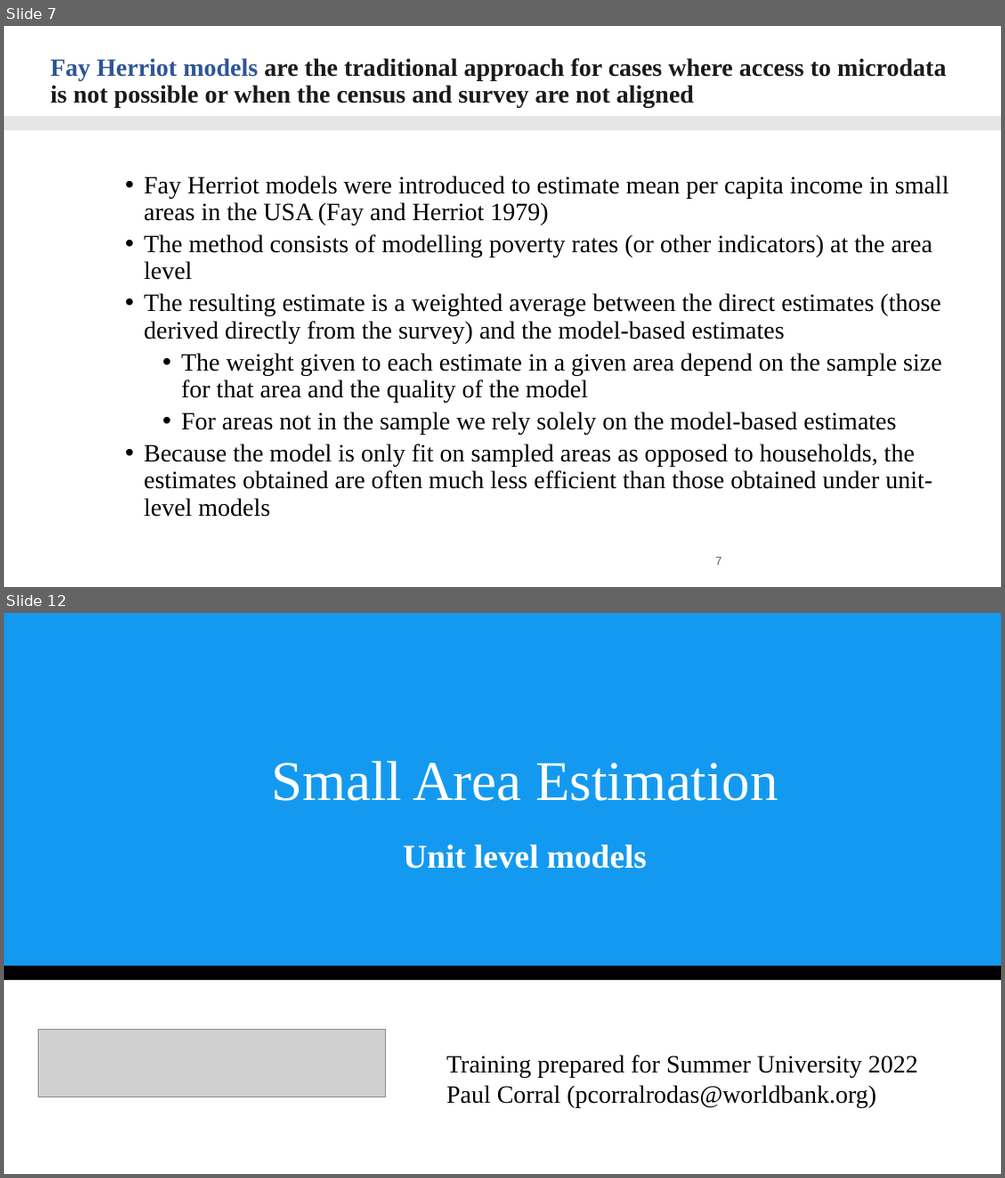
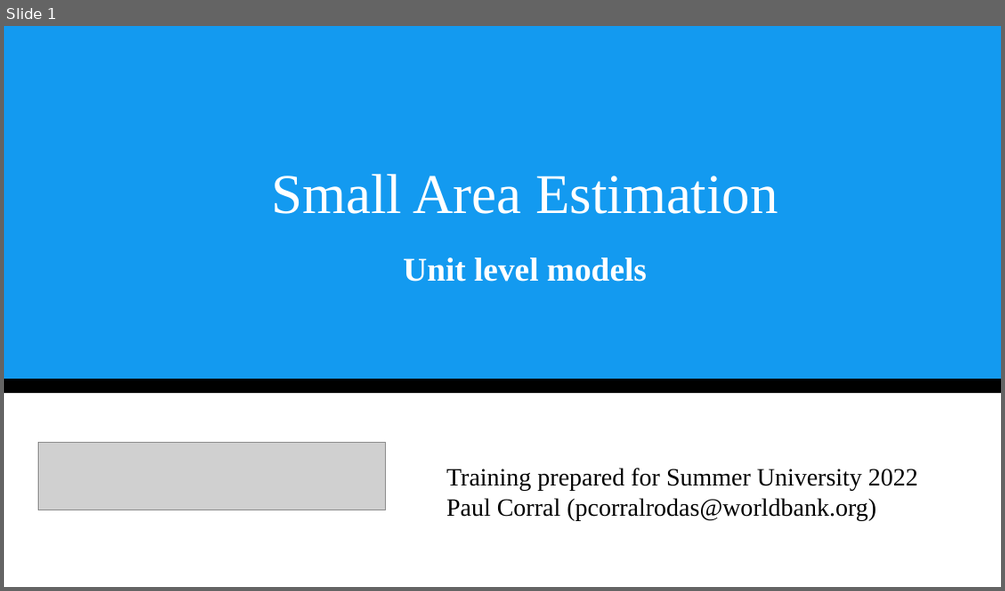
Before and after one commit to pcorralrodas/wb_sae_training, a slide deck: 03.Presentations/Small Area Estimation.pptx. Shown one above the other, each under a label of ours: slides 7 and 12 before the commit, slide 1 after it; the slides between them are not shown. The pictures are 1005x1178 and 1005x591 pixels, drawn with LibreOffice and Linux fonts; fonts in the diff are those of the drawing; grey boxes stand for pictures. Boxes give left, top, right and bottom in pixels: in the first picture for what was removed or moved away, otherwise in the second. Text is boxed around its words. In the diff, an @@ line names an element or a change of style, - is before the commit and + after.

Commit message:
Area level adds
- Add of area-level PPT
- Add FH folder in dofiles

```diff
--- a/03.Presentations/Small Area Estimation.pptx
+++ b/03.Presentations/Small Area Estimation.pptx
@@ slide 7 removed at bbox=[4, 26, 1001, 587], background #FFFFFF @@
@@ title removed at bbox=[50, 58, 946, 108] @@
-Fay Herriot models are the traditional approach for cases where access to microdata is not possible or when the census and survey are not aligned
@@ rectangle removed at bbox=[4, 116, 1001, 130] @@
@@ text removed at bbox=[144, 176, 949, 516] @@
-    • Fay Herriot models were introduced to estimate mean per capita income in small areas in the USA (Fay and Herriot 1979)
-    • The method consists of modelling poverty rates (or other indicators) at the area level
-    • The resulting estimate is a weighted average between the direct estimates (those derived directly from the survey) and the model-based estimates
-      • The weight given to each estimate in a given area depend on the sample size for that area and the quality of the model
-      • For areas not in the sample we rely solely on the model-based estimates
-    • Because the model is only fit on sampled areas as opposed to households, the estimates obtained are often much less efficient than those obtained under unit-level models
@@ page number removed at bbox=[715, 556, 721, 564] @@
-7
@@ what was slide 12 is now slide 1 @@
```
Also in this commit, not shown: 1 slide changed, 10 other slides removed, 4 other files.
